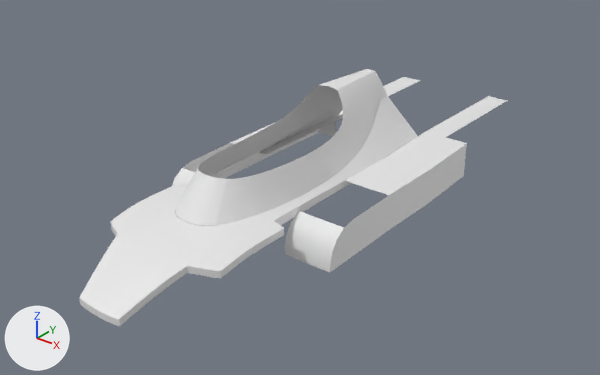
The Blender file ligier/ligier js 11.blend as it was, and as the next commit left it.
The view is the same before and after, from a camera (50 mm lens) standing at (4.32, -4.54, 3.73) and looking at (-0.21, 1.12, 0.22). The lights are fixed; the arrows at lower left show +X, +Y and +Z.
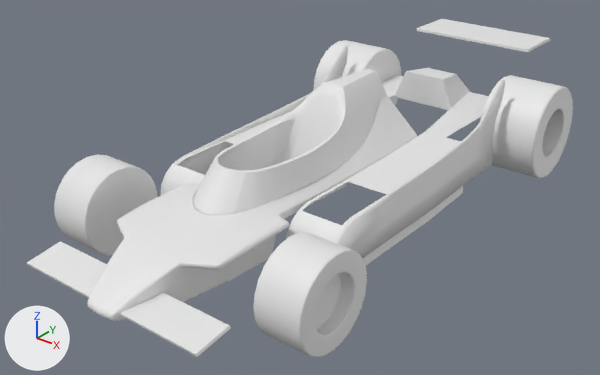
Edits to the bpy script that builds the scene:
```text
Change me_plane:
    remove me_plane.from_pydata(...)  # 22 vertices, 11 faces, 1 loose edge; spans x 0.0..0.45, y -1.21..1.41, z -0.63..0.0
    add me_plane.from_pydata(...)  # 37 vertices, 26 faces; spans x 0.0..0.43, y -1.07..1.41, z -0.86..0.0
    me_plane part 1
    3 vertices are removed from x 0.0..0.29, y -0.96..-0.66, z -0.34..-0.31
    11 faces are deleted
    1 loose edge is deleted
    7 vertices move from x 0.0..0.45, y -1.21..0.68, z -0.63..0.0 to x 0.0..0.43, y -1.07..0.77, z -0.62..0.0
    18 vertices are added at x 0.0..0.32, y -0.98..0.66, z -0.86..-0.05
    26 new faces join them
Change me_plane_001:
    remove me_plane_001.from_pydata(...)  # 38 vertices, 24 faces, 1 loose edge; spans x 0.0..0.62, y -2.11..1.5, z -1.03..-0.25
    add me_plane_001.from_pydata(...)  # 48 vertices, 34 faces, 1 loose edge; spans x 0.0..0.59, y -2.11..1.5, z -1.1..-0.25
    me_plane_001 part 2
    7 vertices are removed from x 0.0..0.62, y -2.11..-0.72, z -1.03..-0.63
    11 faces are deleted
    4 vertices in x 0.22..0.39, y -2.1..-1.56, z -0.96..-0.69 move by (-0.07, 0.0, 0.0)
    13 vertices move from x 0.16..0.62, y -2.1..0.1, z -1.03..-0.61 to x 0.08..0.59, y -2.1..0.1, z -1.02..-0.58
    17 vertices are added at x 0.0..0.59, y -2.11..-0.6, z -1.1..-0.61
    21 new faces join them
Change me_plane_002:
    remove me_plane_002.from_pydata(...)  # 26 vertices, 13 faces; spans x 0.43..0.92, y -0.72..2.85, z -1.08..-0.7
    add me_plane_002.from_pydata(...)  # 74 vertices, 48 faces; spans x 0.0..0.97, y -0.72..2.85, z -1.26..-0.4
    me_plane_002 part 3: 26 vertices removed from x 0.43..0.92, y -0.72..2.85, z -1.08..-0.7; 74 vertices added at x 0.0..0.97, y -0.72..2.85, z -1.26..-0.4
Add me_plane_005:
    me_plane_005.from_pydata([(-0.95, -0.17, 0.0), (0.95, -0.17, 0.0), (-0.95, 0.17, 0.0), (0.95, 0.17, 0.0), (-0.96, 0.17, 0.02), (-0.96, -0.17, 0.02), (0.94, -0.17, 0.02), (0.94, 0.17, 0.02)], [], [(0, 2, 3, 1), (5, 6, 7, 4), (3, 2, 4, 7), (0, 1, 6, 5), (1, 3, 7, 6), (2, 0, 5, 4)])
Add me_plane_004:
    me_plane_004.from_pydata([(-0.711, -0.3, 0.0), (0.711, -0.3, 0.0), (-0.711, 0.3, 0.0), (0.711, 0.3, 0.0), (-0.702, 0.3, -0.027), (-0.702, -0.299, -0.027), (0.719, -0.299, -0.027), (0.719, 0.3, -0.027)], [], [(0, 2, 3, 1), (5, 6, 7, 4), (1, 3, 7, 6), (2, 0, 5, 4), (3, 2, 4, 7), (0, 1, 6, 5)])
Change ob_plane_002:
    ob_plane_002.location: (0.045, 0.749, 1.318) -> (0.0, 0.749, 1.318)
Add ob_cylinder_001:
    ob_cylinder_001 = bpy.data.objects.new('Cylinder.001', me_cylinder_001)  # 96 vertices, 74 faces; spans x 0.764..1.383, y -0.986..-0.01, z -0.128..0.849; modifiers MIRROR, BEVEL, WEIGHTED_NORMAL
    ob_cylinder_001.location = (0.0, 3.807, 0.134)
Add ob_cylinder:
    ob_cylinder = bpy.data.objects.new('Cylinder', me_cylinder)  # 96 vertices, 74 faces; spans x 0.939..1.371, y -0.863..-0.04, z -0.051..0.772; modifiers MIRROR, BEVEL, WEIGHTED_NORMAL
    ob_cylinder.location = (0.0, 0.0, 0.0)
Add ob_plane_005:
    ob_plane_005 = bpy.data.objects.new('Plane.005', me_plane_005)
    ob_plane_005.location = (0.0, -1.268, 0.302)
    ob_plane_005.rotation_euler = (0.144, 0.0, 0.0)  # degrees (8.3, 0, 0)
Add ob_plane_004:
    ob_plane_004 = bpy.data.objects.new('Plane.004', me_plane_004)
    ob_plane_004.location = (0.0, 4.263, 1.106)
Add ob_plane_003:
    ob_plane_003 = bpy.data.objects.new('Plane.003', me_plane_003)  # 31 vertices, 17 faces; spans x 0.97..1.0, y -0.72..2.15, z -1.13..-0.23; modifiers SOLIDIFY, MIRROR
    ob_plane_003.location = (0.0, 0.749, 1.318)
```

Where the change shows, as pixel boxes (x1, y1, x2, y2) in the pictures (600 x 375 px):
'Plane.001', reshaped
    before: (79, 96, 418, 326)
    after: (88, 96, 417, 321)
'Plane.002', reshaped, moved
    before: (172, 77, 507, 273)
    after: (163, 68, 489, 266)
'Cylinder', added
    after: (54, 154, 367, 357)
'Plane', reshaped
    before: (175, 69, 387, 226)
    after: (193, 69, 387, 215)
'Plane.003', added
    after: (160, 46, 505, 258)
'Cylinder.001', added
    after: (313, 40, 573, 178)
'Plane.005', added
    after: (27, 241, 231, 357)
'Plane.004', added
    after: (416, 19, 550, 52)
part 2 of me_plane_001, built on
    before: (79, 129, 370, 326)
    after: (88, 149, 370, 321)
